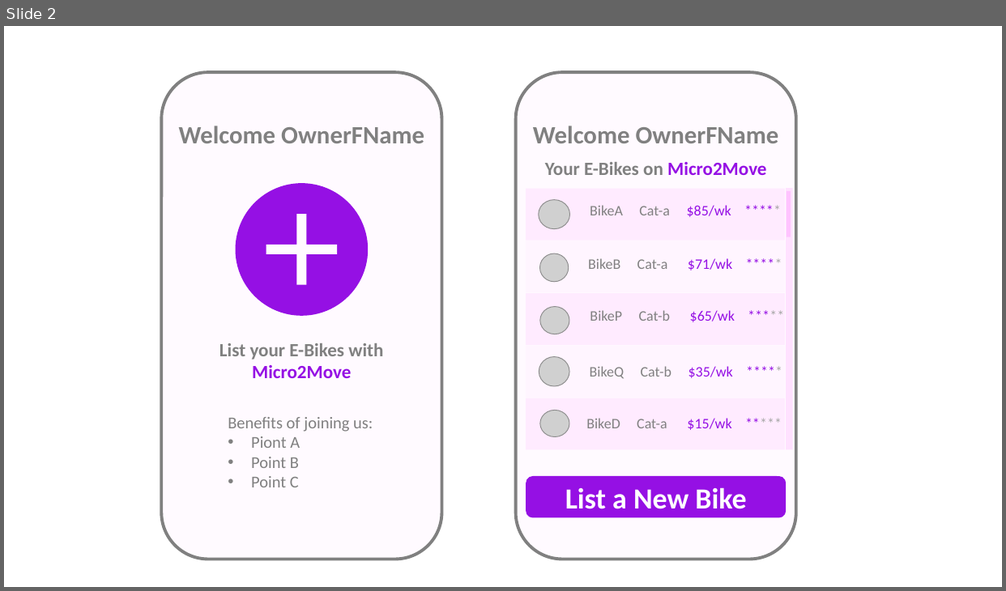
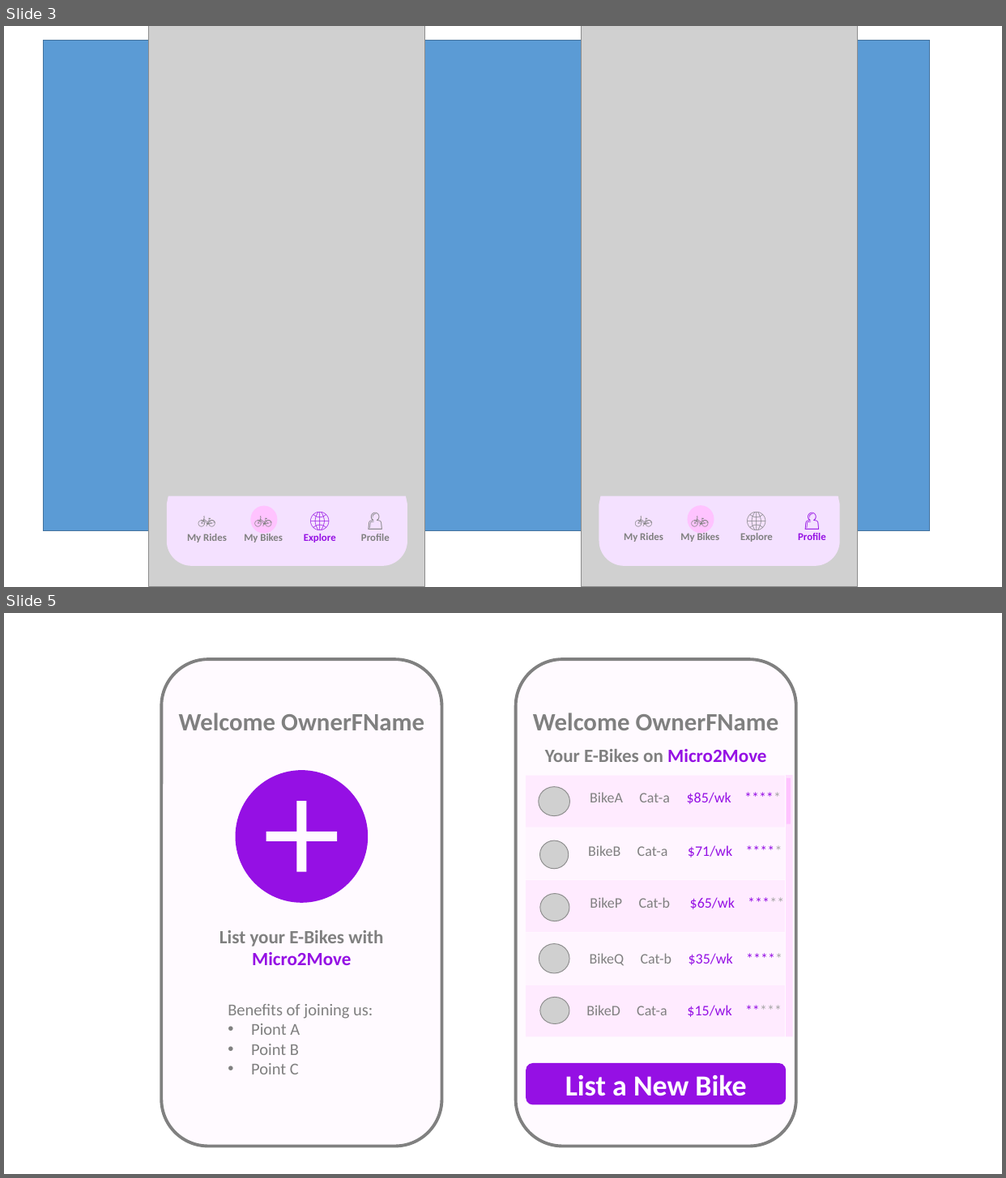
Before and after one commit to anodiamadmin/Micro2Move, a slide deck: RefDocs/RoughWireframeScreens.pptx. Shown one above the other, each under a label of ours: slide 2 before the commit, slides 3 and 5 after it; the slides between them are not shown. The pictures are 1006x591 and 1006x1178 pixels, drawn with LibreOffice and Linux fonts; fonts in the diff are those of the drawing; grey boxes stand for pictures. Boxes give left, top, right and bottom in pixels: in the first picture for what was removed or moved away, otherwise in the second. Text is boxed around its words. In the diff, an @@ line names an element or a change of style, - is before the commit and + after.

```diff
--- a/RefDocs/RoughWireframeScreens.pptx
+++ b/RefDocs/RoughWireframeScreens.pptx
@@ slide 3 added at [4,26,1002,587], background #FFFFFF @@
@@ rectangle added at [44,41,930,531], fill #5B9BD5, outline #43739E 1 pt @@
@@ group added at [148,26,424,587]: 4 texts, 1 picture, 1 freeform shape, 1 ellipse @@
+🚲
+My Rides
+🌐
+Explore
+👤
+Profile
+🚲
+My Bikes
@@ group added at [582,26,858,587]: 4 texts, 1 picture, 1 freeform shape, 1 ellipse @@
+🚲
+My Rides
+🌐
+Explore
+👤
+Profile
+🚲
+My Bikes
@@ what was slide 2 is now slide 5 @@
```
Also in this commit, not shown: 1 slide changed, 2 other slides added.
